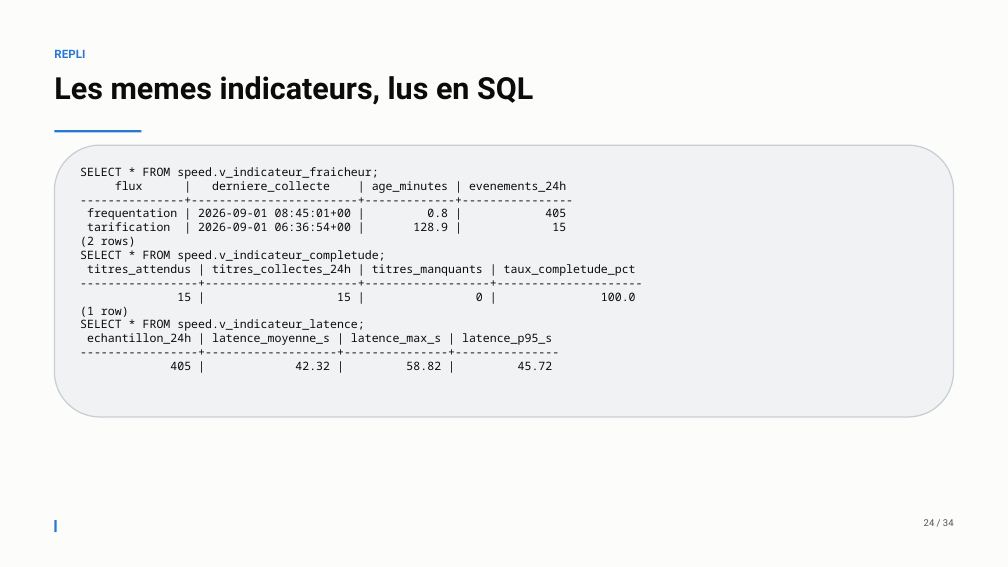
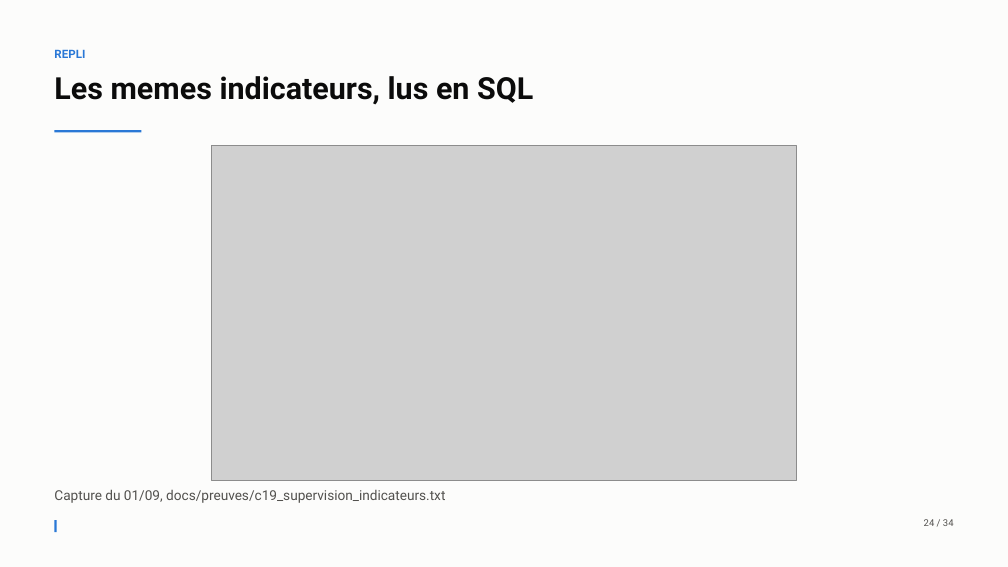
Before and after one commit to Mael8zinsou/gamelens-bloc4_0, a slide deck: slide 24 of docs/support_soutenance.pptx. Drawn at 1008x567 pixels with LibreOffice and Linux fonts; fonts in the diff are those of the drawing; grey boxes stand for pictures. Boxes give left, top, right and bottom in pixels: in the first picture for what was removed or moved away, otherwise in the second. Text is boxed around its words. In the diff, an @@ line names an element or a change of style, - is before the commit and + after.

```diff
--- a/docs/support_soutenance.pptx
+++ b/docs/support_soutenance.pptx
@@ rounded rectangle removed at [54,145,954,417] @@
@@ picture added at [212,145,796,481] @@
@@ text removed at [80,167,636,370] @@
-SELECT * FROM speed.v_indicateur_fraicheur;
-flux | derniere_collecte | age_minutes | evenements_24h
----------------+------------------------+-------------+----------------
-frequentation | 2026-09-01 08:45:01+00 | 0.8 | 405
-tarification | 2026-09-01 06:36:54+00 | 128.9 | 15
-(2 rows)
-SELECT * FROM speed.v_indicateur_completude;
-titres_attendus | titres_collectes_24h | titres_manquants | taux_completude_pct
------------------+----------------------+------------------+---------------------
-15 | 15 | 0 | 100.0
-(1 row)
-SELECT * FROM speed.v_indicateur_latence;
-echantillon_24h | latence_moyenne_s | latence_max_s | latence_p95_s
------------------+-------------------+---------------+---------------
-405 | 42.32 | 58.82 | 45.72
@@ text added at [54,489,445,503], 13 pt, text #52514E @@
+Capture du 01/09, docs/preuves/c19_supervision_indicateurs.txt
```
Also in this commit, not shown: 3 other files.
